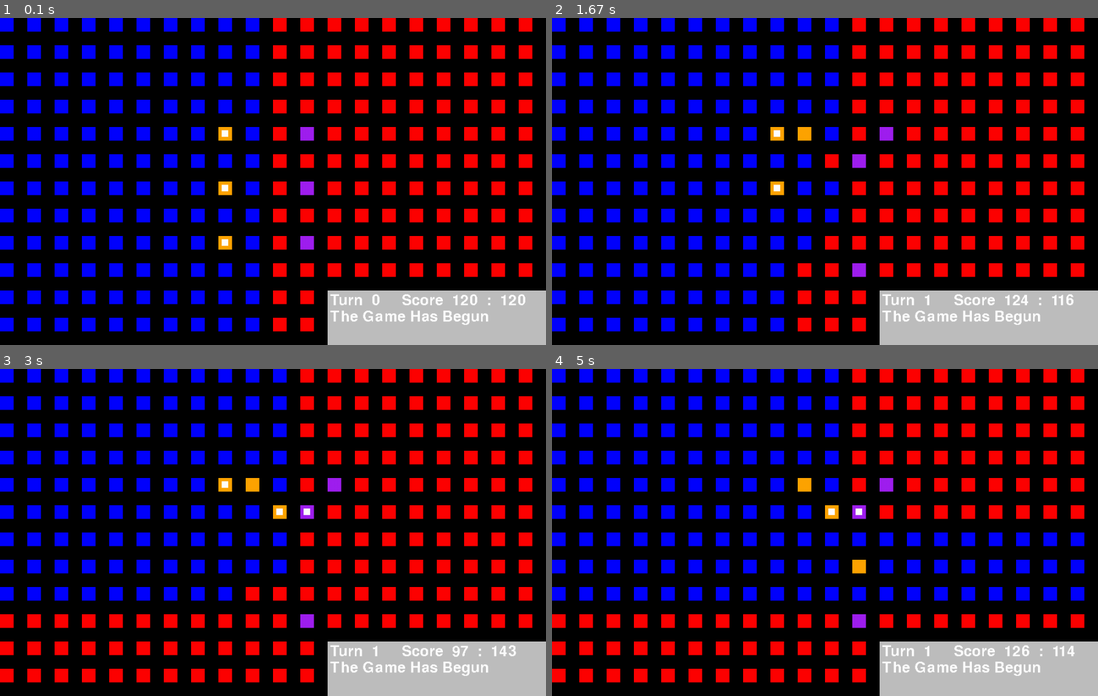
Above: before the commit, frames 1-4 (two rows, left to right).
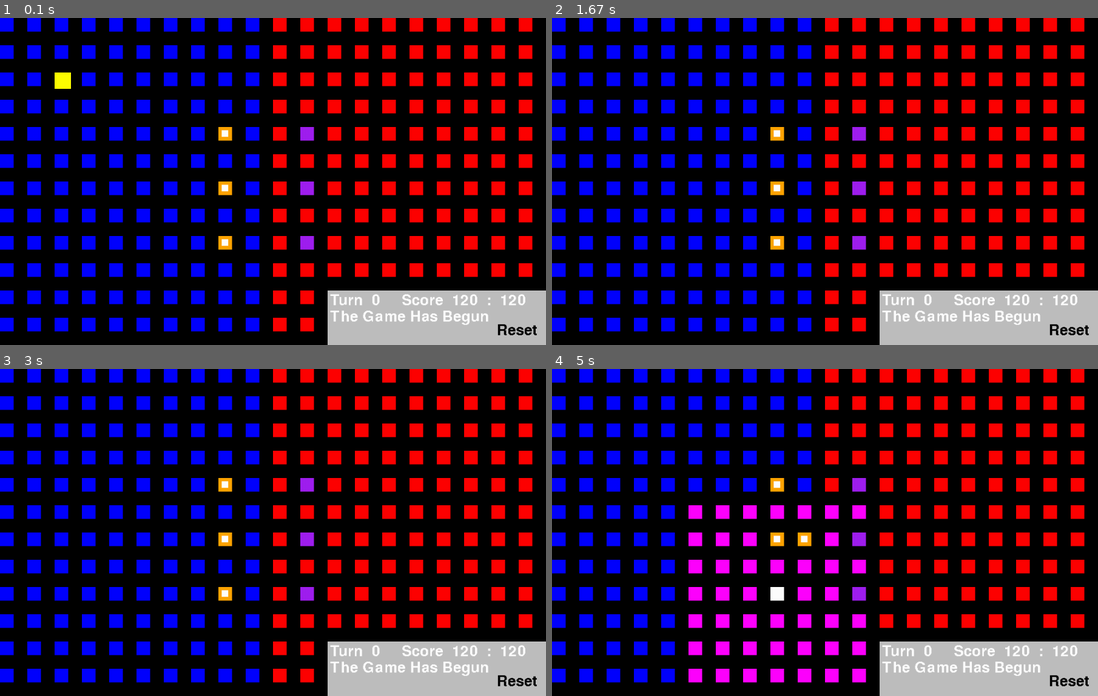
Above: after the commit, the same moments.

Repository: LWhite200/pygames
Game: pygame game, started from Final War/Final War.py
The game is run twice, just before and just after one commit, with the same random seed, the same clock (stepped at 60 frames per second) and the same inputs.
Inputs (mouse positions are in pixels of both pictures, inside the frame that each line leads up to):
- Up to frame 1 (0.1 s): no input
- Up to frame 2 (1.67 s): press the mouse at (775, 243) at 0.37 s; move the mouse to (759, 161) at 0.47 s; release the mouse at (743, 80) at 0.6 s; tap Enter at 0.67 s; press the mouse at (721, 161) at 1.03 s; move the mouse to (814, 148) at 1.13 s; release the mouse at (912, 135) at 1.27 s; press the mouse at (1070, 325) at 1.37 s; move the mouse to (939, 312) at 1.47 s; release the mouse at (814, 299) at 1.6 s
- Up to frame 3 (3 s): press the mouse at (223, 539) at 1.7 s; move the mouse to (262, 529) at 1.8 s; release the mouse at (294, 519) at 1.93 s; press the mouse at (223, 594) at 2.03 s; move the mouse to (349, 503) at 2.13 s; release the mouse at (480, 411) at 2.27 s; press the mouse at (518, 676) at 2.87 s; move the mouse to (420, 610) at 2.97 s
- Up to frame 4 (5 s): release the mouse at (879, 545) at 3.1 s; press the mouse at (775, 539) at 3.2 s; move the mouse to (819, 509) at 3.3 s; release the mouse at (863, 480) at 3.43 s; press the mouse at (1070, 676) at 3.53 s; move the mouse to (857, 594) at 3.63 s; release the mouse at (644, 509) at 3.77 s; press the mouse at (775, 594) at 3.87 s; move the mouse to (890, 558) at 3.97 s; release the mouse at (999, 525) at 4.1 s; press the mouse at (775, 483) at 4.2 s; move the mouse to (885, 539) at 4.3 s; release the mouse at (988, 591) at 4.43 s; click (1070, 676) at 4.55 s, where only the run after the commit has a clickable "Reset"; press the mouse at (775, 594) at 4.87 s; move the mouse to (819, 558) at 4.97 s

The runs differ from the first frame. In frame 1, 0.3% of the frame differs, in the area x 10-99%, y 16-98%; in frame 2, 2.2%; in frame 3, 5.6%; in frame 4, 11%, in the area x 0-99%, y 0-98%.

Commit message:
Add files via upload

Diff:
--- a/Final War/Final War.py
+++ b/Final War/Final War.py
@@ -44,6 +44,20 @@
 buttonObjs.append(Buttons(0, 0, "Build", False))
 buttonObjs.append(Buttons(0, 0, "Endure", False))
 buttonObjs.append(Buttons(0, 0, "Split", False))
+buttonObjs.append(Buttons(900, 550, "Reset", True)) # always appear
+
+fenceObjs = []
+class Fences:
+    def __init__(self, x, y, team):
+        self.x = x
+        self.y = y
+        self.team = team
+        self.HP = 100
+        self.surface = pygame.Surface((30, 30))
+        self.surface.fill('Yellow')
+        self.rect = self.surface.get_rect(topleft=(self.x, self.y))
+
+fenceObjs.append(Fences(100, 100, True))
 
 PlayerObjs = []
 class playObj:
@@ -163,6 +177,11 @@
             world[i][j] = 0
             wObj[i][j] = None
 
+    for fence in fenceObjs:
+        fX = fence.rect.x // wrdDiv
+        fY = fence.rect.x // wrdDiv
+        wObj[fX][fY] = fence
+
     for player in PlayerObjs:
         playX = player.rect.x // wrdDiv
         playY = player.rect.y // wrdDiv
@@ -209,6 +228,11 @@
         for j in range(0, wth):
             color = "Red" if world[i][j] == 0 else "Blue" if world[i][j] == 1 else "White" if world[i][j] == 2 else "Magenta"
             pygame.draw.rect(screen, color, pygame.Rect(i * wrdDiv, j * wrdDiv, 25, 25))
+
+    for fence in fenceObjs:
+        pygame.draw.rect(screen, "Yellow", fence.rect)
+
+
 
     # Enemy Display
     for enemy in EnemyObjs:
@@ -263,17 +287,21 @@
     score_surf = font.render(scoreText, False, (254, 254, 254))
     screen.blit(score_surf, (width - (width // 2.5) + 5, height - (height // 6) + 35))
 
-    if sideMenu[0]:  # When a player is selected
-        curPlay = sideMenu[1]
-
-        idx = 0
-        for button in buttonObjs:
-            if not button.onForever:
-                button.rect.x = curPlay.rect.x + 15
-                button.rect.y = curPlay.rect.y + (idx * 35) + 10
+
+    idx = 0
+    for button in buttonObjs:
+        if not button.onForever:
+            if sideMenu[0]:
+                button.rect.x = sideMenu[1].rect.x + 15
+                button.rect.y = sideMenu[1].rect.y + (idx * 35) + 10
                 button.isOn = True
                 idx += 1
-
+                # Draw the button background
+                pygame.draw.rect(screen, "Grey", button.rect)
+                    # Draw the button text
+                score_surf = font.render(button.name, False, (0, 0, 0))
+                screen.blit(score_surf, (button.rect.x + 10, button.rect.y + 10))
+        else:
             # Draw the button background
             pygame.draw.rect(screen, "Grey", button.rect)
             # Draw the button text
@@ -281,12 +309,33 @@
             screen.blit(score_surf, (button.rect.x + 10, button.rect.y + 10))
 
 
+
+
+
 def closeSideMenu():
     sideMenu[0], sideMenu[1] = False, None
     for button in buttonObjs:
             if not button.onForever:
                 button.isOn = False
 
+
+def reset():
+    global PlayerObjs, EnemyObjs, fenceObjs, world, wObj, worldScore, curTurn, toDisplayText
+    world = [[0 for _ in range(wth)] for _ in range(hth)]
+    wObj = [[None for _ in range(wth)] for _ in range(hth)]
+    worldScore = [0, 0]
+    curTurn = 0
+    toDisplayText = "The Game Has Begun"
+    PlayerObjs = []
+    EnemyObjs = []
+    fenceObjs = []
+    PlayerObjs.append(playObj(400, 200, "norm"))
+    PlayerObjs.append(playObj(400, 300, "norm"))
+    PlayerObjs.append(playObj(400, 400, "norm"))
+    EnemyObjs.append(enemObj(550, 200))
+    EnemyObjs.append(enemObj(550, 300))
+    EnemyObjs.append(enemObj(550, 400))
+    updateBoard()
 
 
 
@@ -354,6 +403,8 @@
                             toDisplayText = "Endure clicked!"
                         elif button.name == "Split":
                             toDisplayText = "Split clicked!"
+                        elif button.name == "Reset":
+                            reset()
                         closeSideMenu()
                 for player in PlayerObjs:
                     if player.rect.collidepoint(event.pos) and not player.hasMoved:
